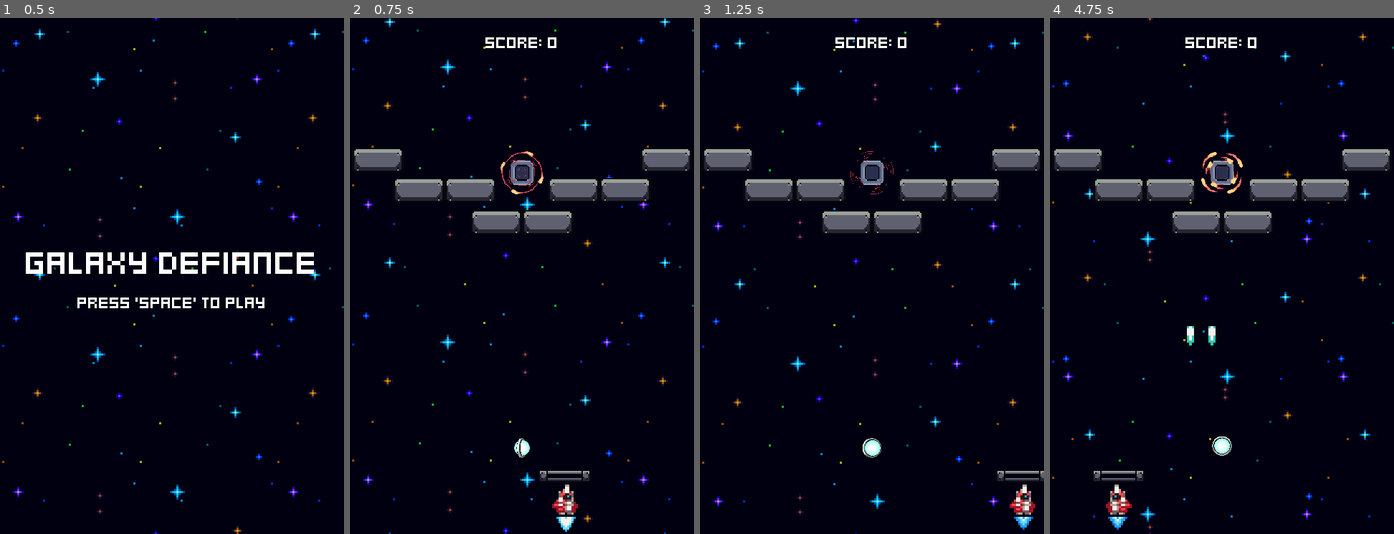
Above: before the commit, frames 1-4 (left to right).
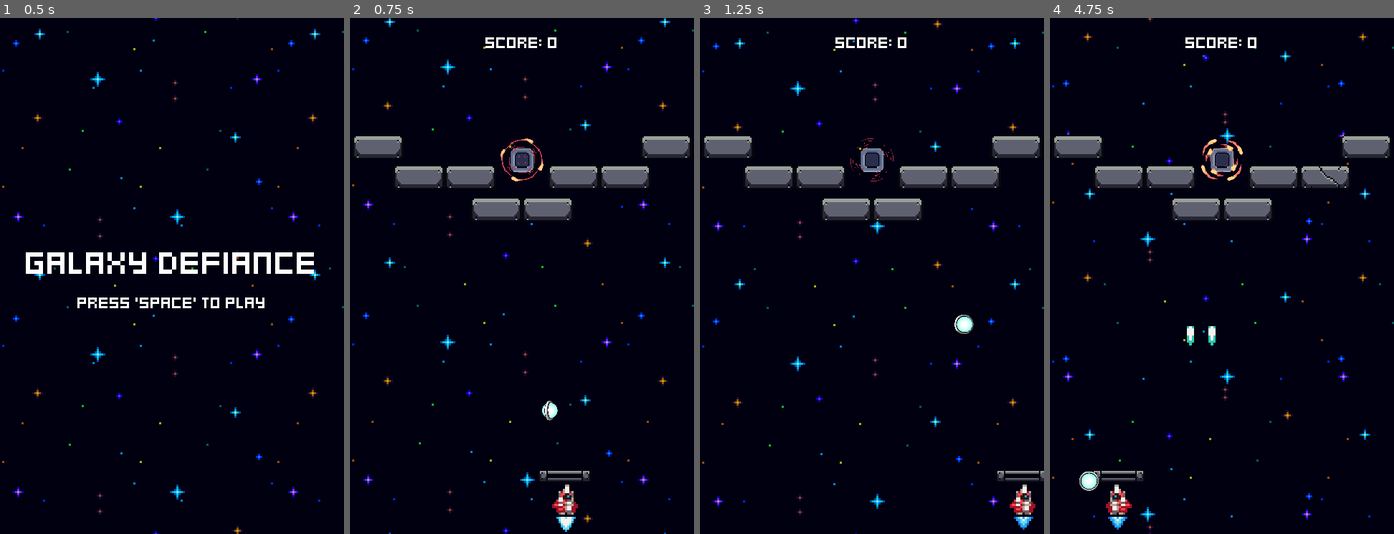
Above: after the commit, the same moments.

Repository: Wilthos/Brick-Break-Space-Shooter-Project
Game: Godot game, scene res://menus/menu.tscn
Two runs of this game, one before a commit and one after it. Both use one fixed random seed, a clock stepped at 60 frames per second and the inputs below.
Inputs:
- Up to frame 1 (0.5 s): no input
- Up to frame 2 (0.75 s): tap Space (Fire) at 0.5 s; hold Right (ui_right) from 0.53 s (still down); tap Enter (ui_accept) at 0.6 s
- Up to frame 3 (1.25 s): keep holding Right (ui_right); tap Enter (ui_accept) at 0.77, 1.07 s
- Up to frame 4 (4.75 s): release Right (ui_right) at 1.28 s; hold Left (ui_left) 1.28-2.03 s; tap Space (Fire) at 1.35, 2.85, 4.35 s; tap Enter (ui_accept) at 1.52, 1.55, 1.82, 2.1, 3.02, 3.05, 3.32, 3.6, 3.77, 4.07, 4.52, 4.55 s; hold Right (ui_right) 2.03-3.53 s; hold Left (ui_left) from 3.53 s (still down)

Frame 1 is identical in both runs. In frame 2, 7.8% of the frame differs, in the area x 1-99%, y 22-86%; in frame 3, 7.7%; in frame 4, 8.0%, in the area x 1-99%, y 22-92%.

Commit message:
Started Ball Health UI

Diff:
--- /dev/null
+++ b/UI/player_health.tscn
@@ -0,0 +1,79 @@
+[gd_scene load_steps=7 format=3 uid="uid://dh8frerdxeqf1"]
+
+[ext_resource type="Texture2D" uid="uid://b1oxlqp78wh7x" path="res://assets/health/HealthUI.png" id="1_u0fe1"]
+
+[sub_resource type="AtlasTexture" id="AtlasTexture_2ixg6"]
+atlas = ExtResource("1_u0fe1")
+region = Rect2(0, 66, 33, 11)
+
+[sub_resource type="AtlasTexture" id="AtlasTexture_o1opk"]
+atlas = ExtResource("1_u0fe1")
+region = Rect2(0, 44, 33, 11)
+
+[sub_resource type="AtlasTexture" id="AtlasTexture_bx673"]
+atlas = ExtResource("1_u0fe1")
+region = Rect2(0, 22, 33, 11)
+
+[sub_resource type="AtlasTexture" id="AtlasTexture_xmrqn"]
+atlas = ExtResource("1_u0fe1")
+region = Rect2(0, 0, 33, 11)
+
+[sub_resource type="SpriteFrames" id="SpriteFrames_g1dy4"]
+animations = [{
+"frames": [{
+"duration": 1.0,
+"texture": SubResource("AtlasTexture_2ixg6")
+}],
+"loop": true,
+"name": &"0of3",
+"speed": 5.0
+}, {
+"frames": [{
+"duration": 1.0,
+"texture": SubResource("AtlasTexture_o1opk")
+}],
+"loop": true,
+"name": &"1of3",
+"speed": 5.0
+}, {
+"frames": [{
+"duration": 1.0,
+"texture": SubResource("AtlasTexture_bx673")
+}],
+"loop": true,
+"name": &"2of3",
+"speed": 5.0
+}, {
+"frames": [{
+"duration": 1.0,
+"texture": SubResource("AtlasTexture_xmrqn")
+}],
+"loop": false,
+"name": &"3of3",
+"speed": 5.0
+}]
+
+[node name="PlayerHealth" type="Control"]
+layout_mode = 3
+anchors_preset = 15
+anchor_right = 1.0
+anchor_bottom = 1.0
+grow_horizontal = 2
+grow_vertical = 2
+
+[node name="HBoxContainer" type="HBoxContainer" parent="."]
+layout_mode = 0
+offset_right = 160.0
+offset_bottom = 40.0
+
+[node name="AnimatedSprite2D" type="AnimatedSprite2D" parent="HBoxContainer"]
+position = Vector2(17, 6)
+sprite_frames = SubResource("SpriteFrames_g1dy4")
+animation = &"1of3"
+autoplay = "3of3"
+
+[node name="AnimatedSprite2D2" type="AnimatedSprite2D" parent="HBoxContainer"]
+position = Vector2(17, 6)
+sprite_frames = SubResource("SpriteFrames_g1dy4")
+animation = &"3of3"
+autoplay = "3of3"
--- a/world.gd
+++ b/world.gd
@@ -12,8 +12,8 @@
 	randomize()
 	player_ball.position = Vector2(80,200)
 	#player_ball.position = Vector2(40,200)
-	player_ball.move_component.velocity = Vector2(0,0)
-	#player_ball.move_component.velocity = Vector2(randf_range(-1, 1), randf_range(-.1, -1)).normalized() * ball_speed
+	#player_ball.move_component.velocity = Vector2(0,0)
+	player_ball.move_component.velocity = Vector2(randf_range(-1, 1), randf_range(-.1, -1)).normalized() * ball_speed
 	update_score_label(game_stats.score)
 	game_stats.score_changed.connect(update_score_label)
 
--- a/world.tscn
+++ b/world.tscn
@@ -23,7 +23,7 @@
 [node name="SpaceBackground" parent="." instance=ExtResource("2_wswaa")]
 
 [node name="EnemyPortal" parent="." instance=ExtResource("5_c8mpq")]
-position = Vector2(80, 72)
+position = Vector2(80, 66)
 
 [node name="ScoreLabel" type="Label" parent="."]
 offset_right = 160.0
@@ -46,25 +46,25 @@
 shape = SubResource("RectangleShape2D_uqhio")
 
 [node name="BlueBrick" parent="." instance=ExtResource("9_3bhrl")]
-position = Vector2(32, 80)
+position = Vector2(32, 74)
 
 [node name="BlueBrick2" parent="." instance=ExtResource("9_3bhrl")]
-position = Vector2(92, 95)
+position = Vector2(92, 89)
 
 [node name="BlueBrick3" parent="." instance=ExtResource("9_3bhrl")]
-position = Vector2(68, 95)
+position = Vector2(68, 89)
 
 [node name="BlueBrick4" parent="." instance=ExtResource("9_3bhrl")]
-position = Vector2(56, 80)
+position = Vector2(56, 74)
 
 [node name="BlueBrick5" parent="." instance=ExtResource("9_3bhrl")]
-position = Vector2(104, 80)
+position = Vector2(104, 74)
 
 [node name="BlueBrick6" parent="." instance=ExtResource("9_3bhrl")]
-position = Vector2(128, 80)
+position = Vector2(128, 74)
 
 [node name="BlueBrick7" parent="." instance=ExtResource("9_3bhrl")]
-position = Vector2(147, 66)
+position = Vector2(147, 60)
 
 [node name="BlueBrick8" parent="." instance=ExtResource("9_3bhrl")]
-position = Vector2(13, 66)
+position = Vector2(13, 60)
Binary file added: assets/Hearts/PNG/animated/border/heart_animated_1.png
Not shown, added: assets/Hearts/PNG/animated/border/heart_animated_1.png.import
Binary file added: assets/Hearts/PNG/animated/border/heart_animated_2.png
Not shown, added: assets/Hearts/PNG/animated/border/heart_animated_2.png.import
Binary file added: assets/Hearts/PNG/animated/no_border/heart_animated_1.png
Not shown, added: assets/Hearts/PNG/animated/no_border/heart_animated_1.png.import
Binary file added: assets/Hearts/PNG/animated/no_border/heart_animated_2.png
Not shown, added: assets/Hearts/PNG/animated/no_border/heart_animated_2.png.import
Binary file added: assets/Hearts/PNG/basic/background.png
Not shown, added: assets/Hearts/PNG/basic/background.png.import
Binary file added: assets/Hearts/PNG/basic/border.png
Not shown, added: assets/Hearts/PNG/basic/border.png.import
(and 9 more such lines)
